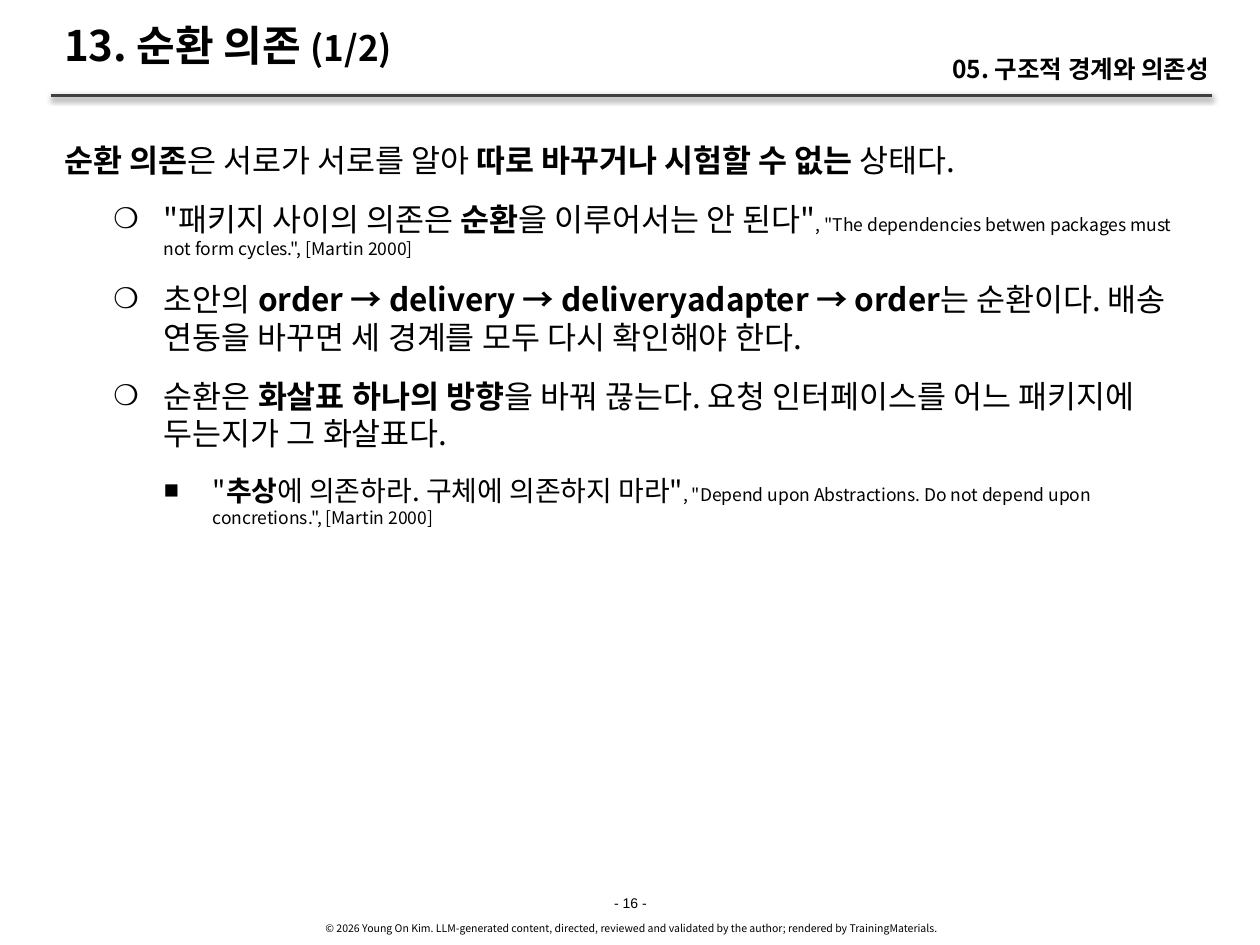
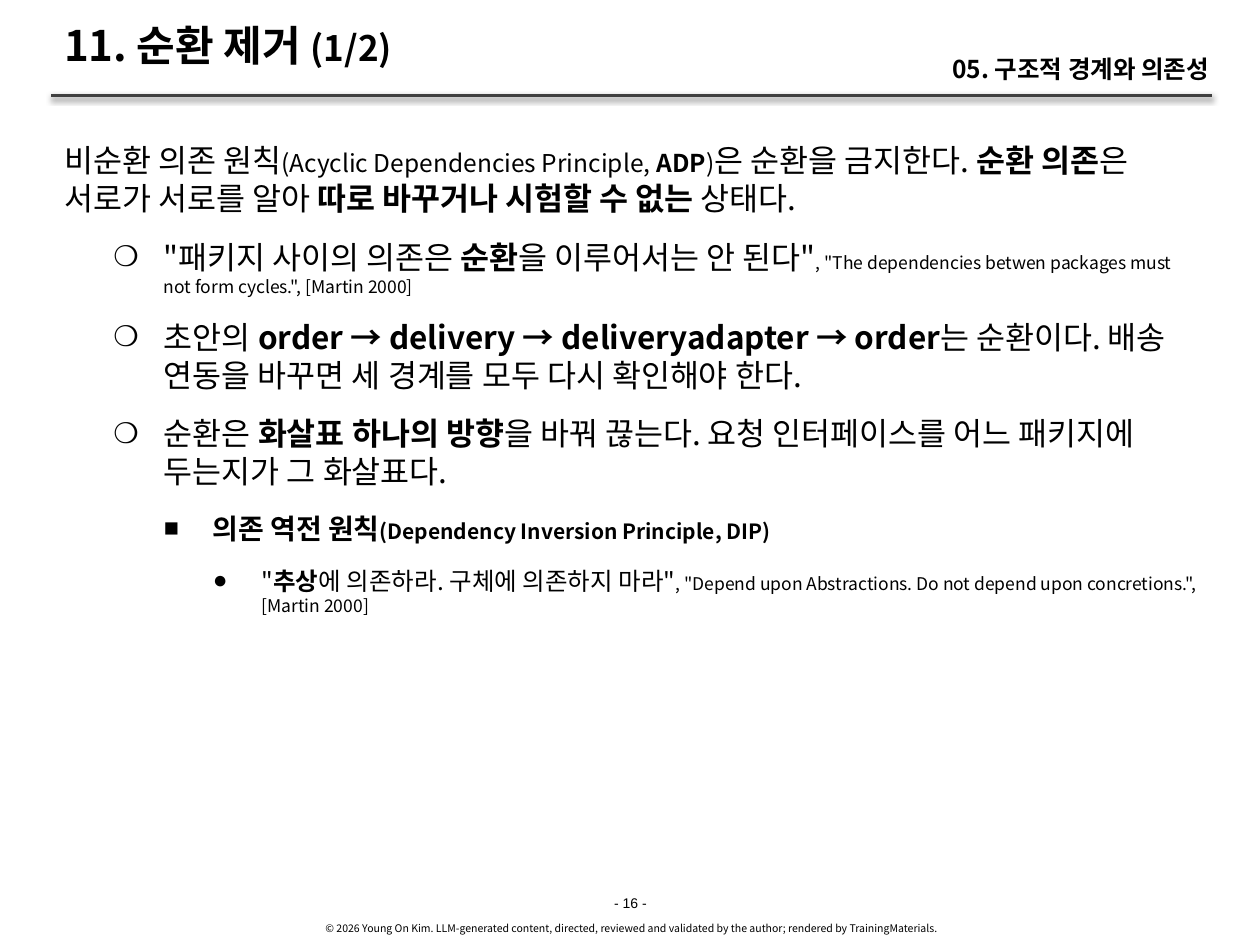
Before and after one commit to YoungSan77/TrainingMaterials, a slide deck: slide 16 of courses/ooad/sessions/s05.pptx. Drawn at 1260x945 pixels with LibreOffice and Linux fonts; fonts in the diff are those of the drawing. Boxes give left, top, right and bottom in pixels: in the first picture for what was removed or moved away, otherwise in the second. Text is boxed around its words. In the diff, an @@ line names an element or a change of style, - is before the commit and + after.

```diff
--- a/courses/ooad/sessions/s05.pptx
+++ b/courses/ooad/sessions/s05.pptx
@@ title at (x1=64, y1=25, x2=392, y2=68): text changed @@
-13. 순환 의존 (1/2)
+11. 순환 제거 (1/2)
@@ text at (x1=64, y1=145, x2=1128, y2=213): text changed; bold off @@
-순환 의존은 서로가 서로를 알아 따로 바꾸거나 시험할 수 없는 상태다.
+비순환 의존 원칙(Acyclic Dependencies Principle, ADP)은 순환을 금지한다. 순환 의존은 서로가 서로를 알아 따로 바꾸거나 시험할 수 없는 상태다.
@@ text at (x1=213, y1=515, x2=771, y2=544): paragraph added @@
+      ■ 의존 역전 원칙(Dependency Inversion Principle, DIP)
@@ text at (x1=262, y1=569, x2=1196, y2=615): size 16 to 14 pt in ""추상에 의존하라. 구체에 의존하지 마라","; bullet ■ to ●; list level 4 to 5 in ""추상에 의존하라. 구체에 의존하지 마라", ..." @@
```
Also in this commit, not shown: 33 other slides changed, 1 slide removed, 29 other files.
